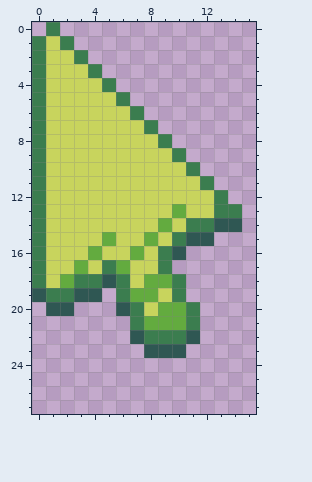
Pixel-art sprite: Assets/Sprites/Cursor2.png. Above, as it was before the edit.
The file is 16x28 pixels.
After the commit:
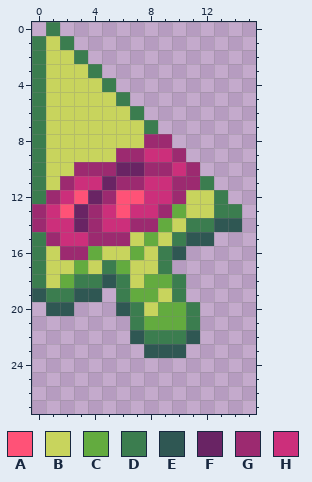
Palette (. is transparent): A #ff5277  B #c8d45d  C #63ab3f  D #3b7d4f  E #2f5753  F #692464  G #9c2a70  H #cc2f7b
Commit message: Gave the baby cursor a binky (tried to anyway)
What changed:
y 8: x 8..9 BD -> GG
y 9: x 6..10 BBBBD -> GGHHG
y 10: x 3..11 BBBBBBBBD -> GGGFFGGHG
y 11: x 2..11 BBBBBBBBBB -> GHHFGGHHGG
y 12: x 1..10 BBBBBBBBBB -> GHAFGAAHHG
y 13: x 0..9 DBBBBBBBBB -> GHAFGHAHHG
y 14: x 0..8 DBBBBBBBB -> GHHFGHHGG
y 15: x 1..6 BBBBCB -> GHHGGG
y 16: x 2..3 BB -> GG
